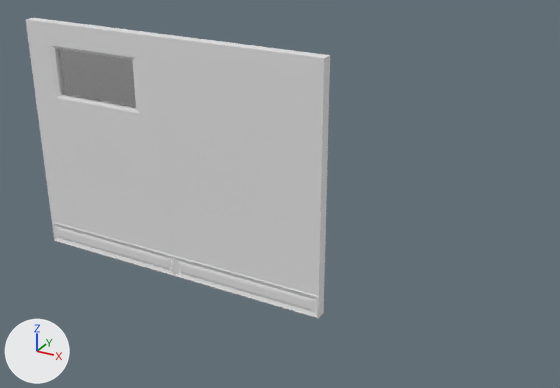
A saved change to the Blender file Escape Room/Door/door.blend.
One viewpoint serves both versions: a 50 mm lens placed at (3.24, -6.87, 4.84), pointed at (-0.61, 0.15, 1.33). The lights are fixed; the arrows at lower left show +X, +Y and +Z.

The scene before the commit, as lines of its bpy script (objects in view):
```python
me_cube = bpy.data.meshes.new('Cube')
me_cube.from_pydata(...)  # 226 vertices, 224 faces; spans x -2.0..0.0, y -0.08..0.08, z 0.0..3.0
me_cube_018 = bpy.data.meshes.new('Cube.018')
me_cube_018.from_pydata(...)  # 108 vertices, 103 faces; spans x -1.54..1.54, y -0.23..0.23, z -7.32..1.83
# faces by material slot: [2, 101]
me_cube_018.materials.append(mat_glass)  # white #e7e7e7
me_cube_018.materials.append(mat_wall_material)  # white #e7e7e7
me_plane = bpy.data.meshes.new('Plane')
me_plane.from_pydata(...)  # 3334 vertices, 3038 faces; spans x -0.47..0.47, y -0.07..0.11, z 0.0..2.0
me_plane.polygons.foreach_set('use_smooth', [True] * 3038)
# faces by material slot: [236, 42, 1239, 144, 138, 1239]
me_plane.materials.append(mat_door_another)
me_plane.materials.append(mat_door_wood)
me_plane.materials.append(mat_metal_parts)  # white #e7e7e7
me_plane.materials.append(mat_door_another_002)
me_plane.materials.append(mat_door_wood_002)
me_plane.materials.append(mat_metal_parts_002)  # white #e7e7e7
ob_door = bpy.data.objects.new('Door', me_plane)
ob_door.location = (0.0, 0.0, 0.0)
ob_door.hide_set(True)  # its collection is switched off
ob_door_frame = bpy.data.objects.new('door_frame', me_cube)
ob_door_frame.location = (0.0, 0.0, 0.0)
ob_door_frame.hide_set(True)
ob_window = bpy.data.objects.new('Window', me_cube_018)
ob_window.location = (-3.0, 0.0, 2.4)
ob_window.scale = (0.652, 0.328, 0.328)
# also in view: 'straight_wall' at (-1.0, 0.0, 1.5)
```
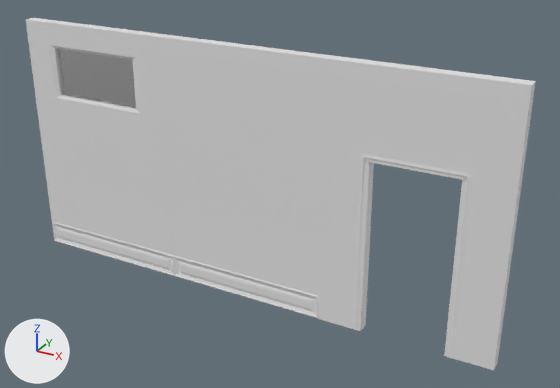
The change, as JSON lines over the scene's bpy script:
```json
{"op": "remove", "block": "ob_door", "code": "ob_door.hide_set(True)  # its collection is switched off"}
{"op": "remove", "block": "ob_door_frame", "code": "ob_door_frame.hide_set(True)"}
{"op": "set", "path": "ob_door_frame.location", "old": "(0.0, 0.0, 0.0)", "new": "(2.0, 0.0, 0.0)"}
```

Location of each change, (x1, y1, x2, y2) in pixels of the pictures (560 x 388 px):
```json
{"object": "door_frame", "change": "shown", "after": [318, 55, 536, 370]}
```
